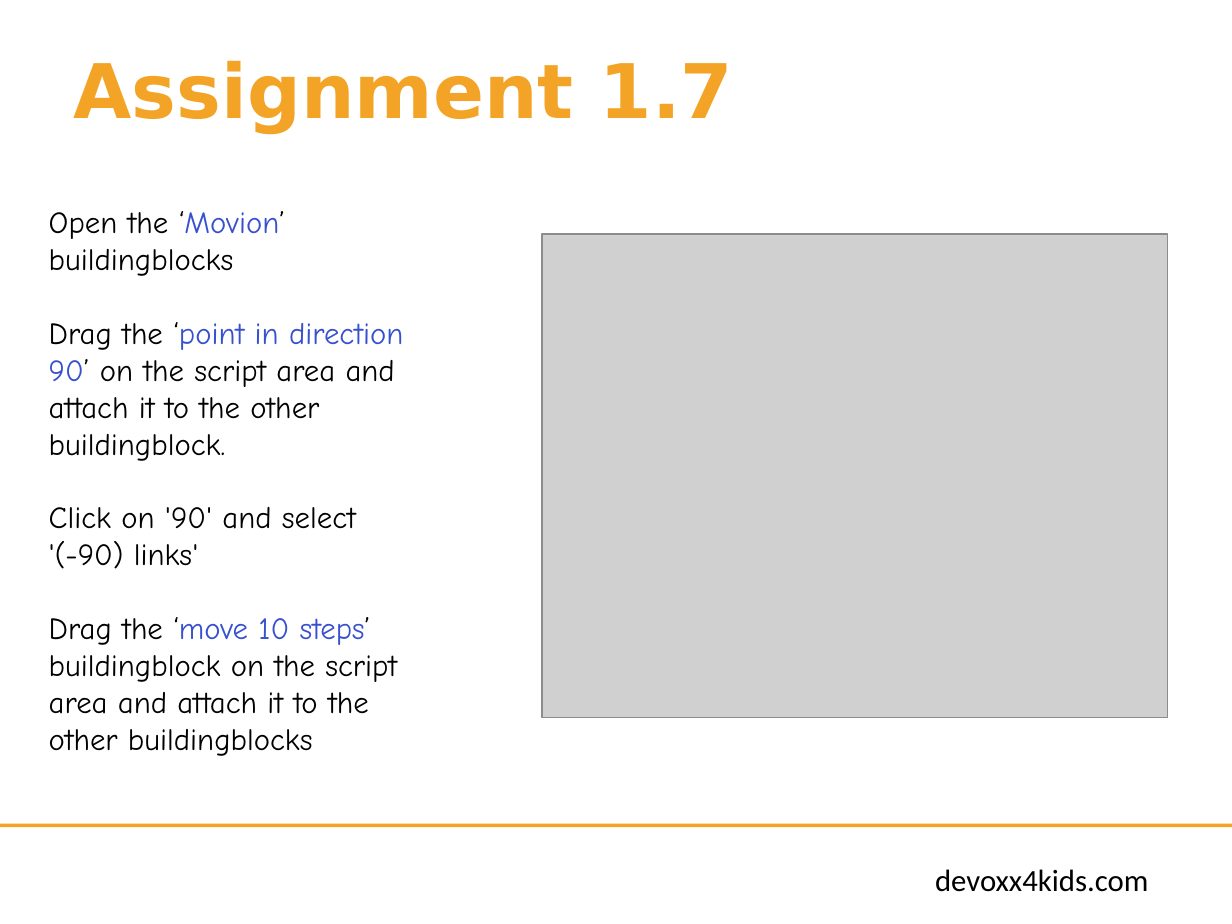
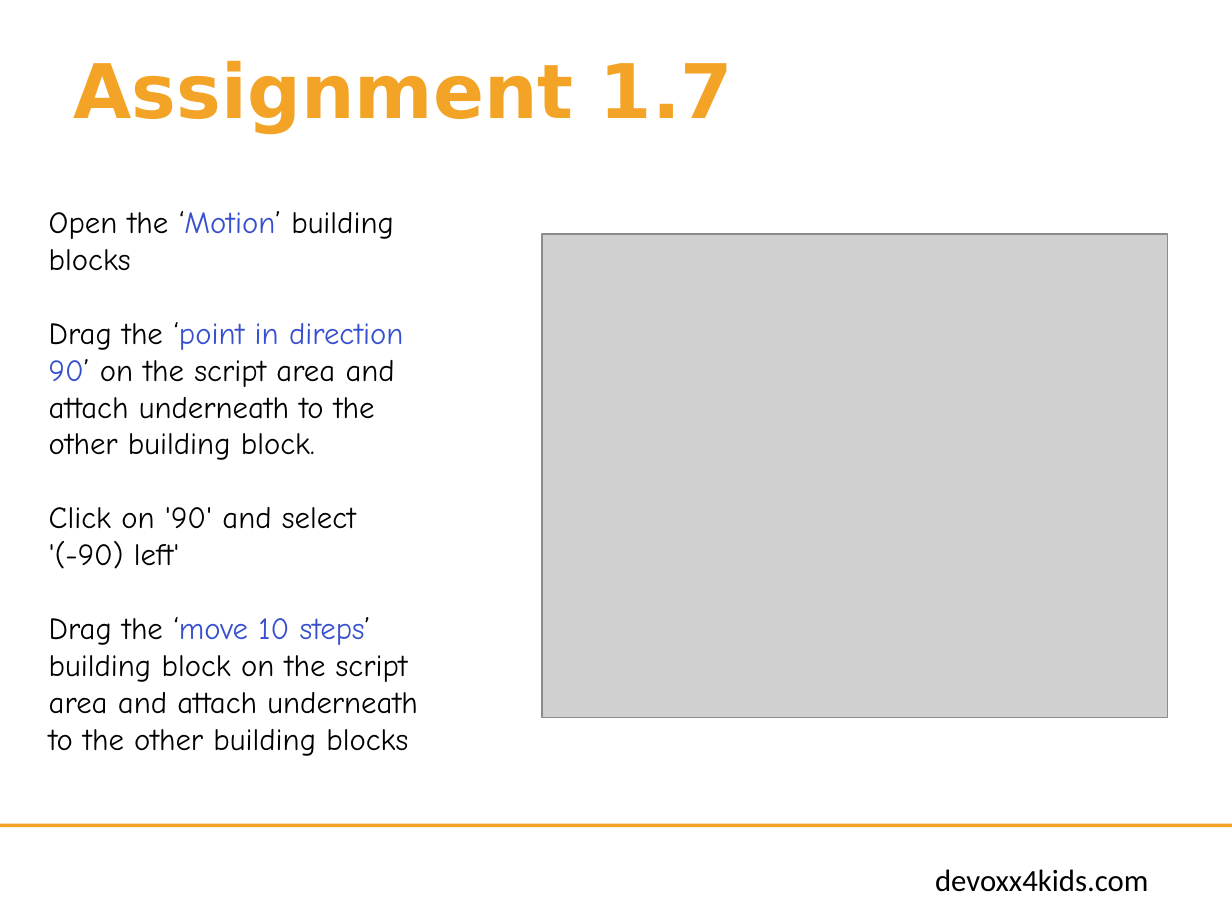
Before and after one commit to bertjan/jpoint-devoxx4kids, a slide deck: slide 8 of scratch-leapmotion/instructions/en/Assignment 1.pptx. Drawn at 1232x924 pixels with LibreOffice and Linux fonts; fonts in the diff are those of the drawing; grey boxes stand for pictures; background and template pictures are left out. Boxes give left, top, right and bottom in pixels: in the first picture for what was removed or moved away, otherwise in the second. Text is boxed around its words. In the diff, an @@ line names an element or a change of style, - is before the commit and + after.

```diff
--- a/scratch-leapmotion/instructions/en/Assignment 1.pptx
+++ b/scratch-leapmotion/instructions/en/Assignment 1.pptx
@@ text at bbox=[49, 211, 403, 460]: text changed @@
-Open the ‘Movion’ buildingblocks
-Drag the ‘point in direction 90’ on the script area and attach it to the other buildingblock.
+Open the ‘Motion’ building blocks
+Drag the ‘point in direction 90’ on the script area and attach underneath to the other building block.
@@ text at bbox=[49, 541, 417, 756]: text changed @@
-'(-90) links'
-Drag the ‘move 10 steps’ buildingblock on the script area and attach it to the other buildingblocks
+'(-90) left'
+Drag the ‘move 10 steps’ building block on the script area and attach underneath to the other building blocks
```
Also in this commit, not shown: 6 other slides changed, 1 other file.
